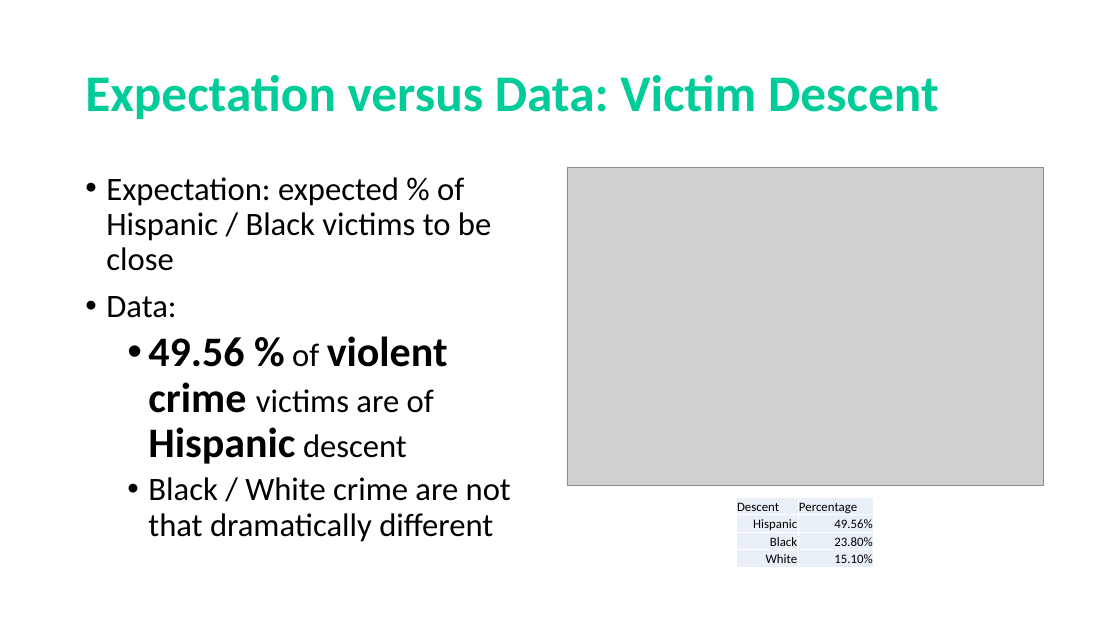
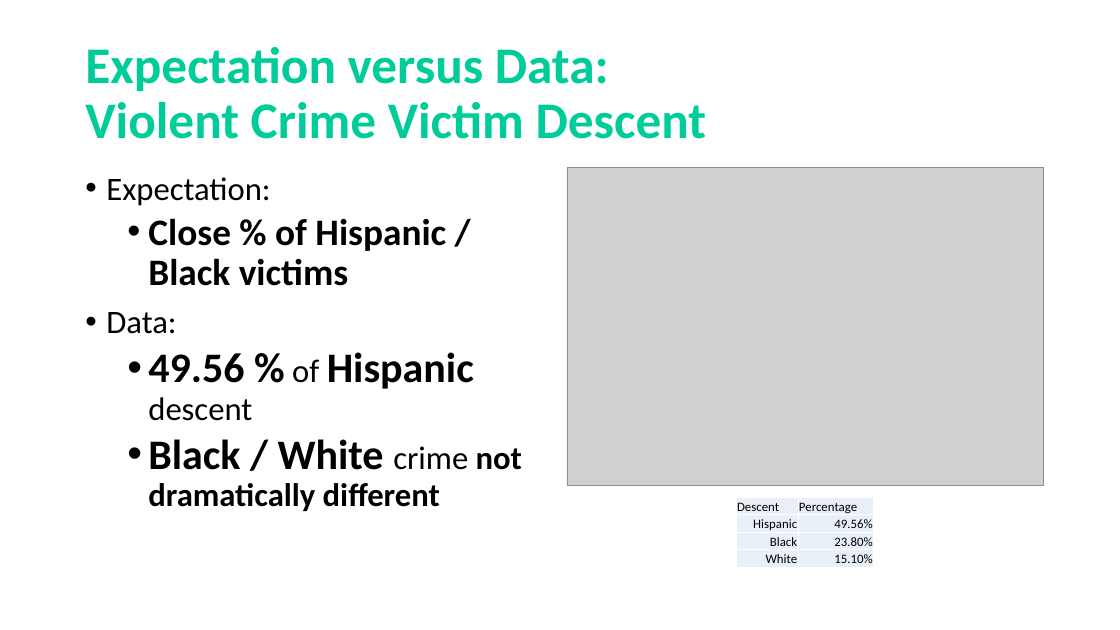
Before and after one commit to frederikdebruyker/Los-Angeles-Crime-Statistics, a slide deck: slide 3 of Presentation Project1 - Los Angeles Crime Statistics.pptx. Drawn at 1120x630 pixels with LibreOffice and Linux fonts; fonts in the diff are those of the drawing; grey boxes stand for pictures. Boxes give left, top, right and bottom in pixels: in the first picture for what was removed or moved away, otherwise in the second. Text is boxed around its words. In the diff, an @@ line names an element or a change of style, - is before the commit and + after.

```diff
--- a/Presentation Project1 - Los Angeles Crime Statistics.pptx
+++ b/Presentation Project1 - Los Angeles Crime Statistics.pptx
@@ title at (x1=85, y1=47, x2=707, y2=139): text changed @@
-Expectation versus Data: Victim Descent
+Expectation versus Data:
+Violent Crime Victim Descent
@@ text at (x1=106, y1=177, x2=446, y2=286): text changed; size 28 to 32 pt; bold on @@
-• Expectation: expected % of Hispanic / Black victims to be close
+• Expectation:
+  • Close % of Hispanic / Black victims
@@ text at (x1=148, y1=352, x2=522, y2=511): text changed; bold on @@
-  • 49.56 % of violent crime victims are of Hispanic descent
-  • Black / White crime are not that dramatically different
+  • 49.56 % of Hispanic descent
+  • Black / White crime not dramatically different
```
Also in this commit, not shown: 4 other slides changed, 21 other files.
